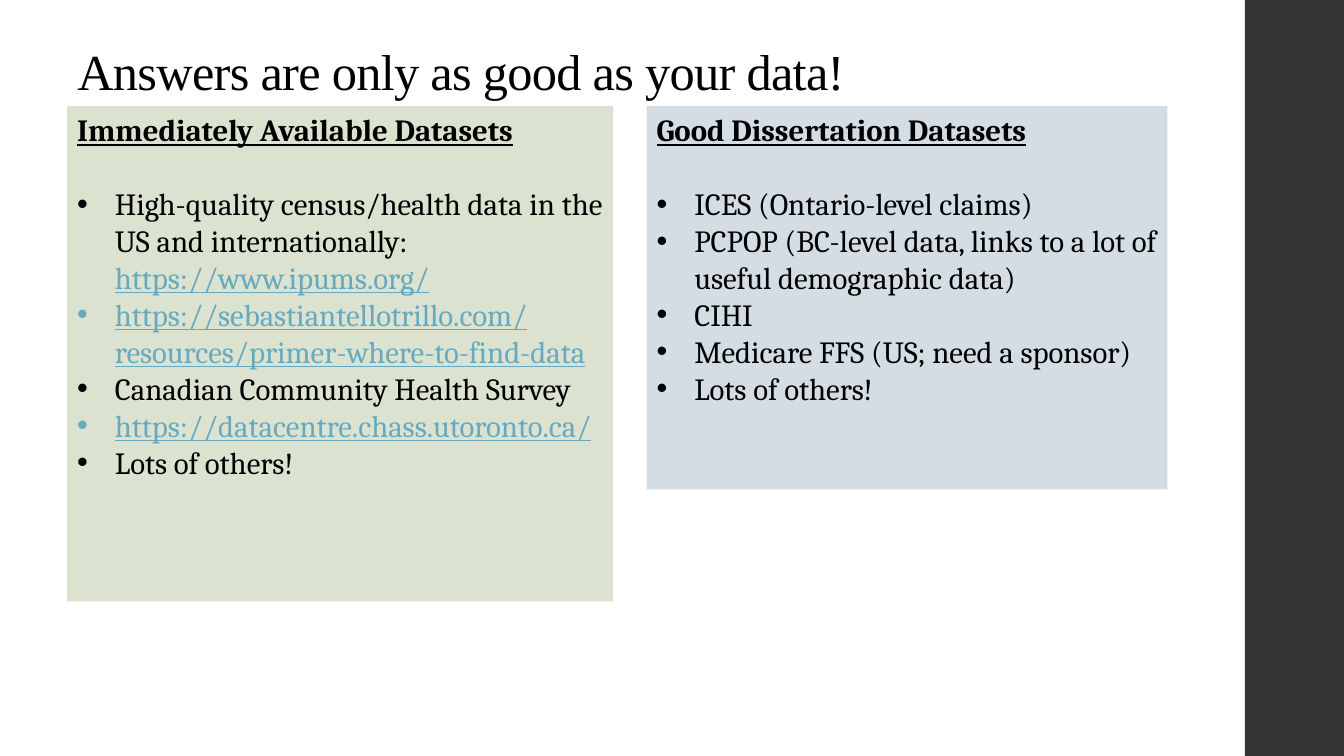
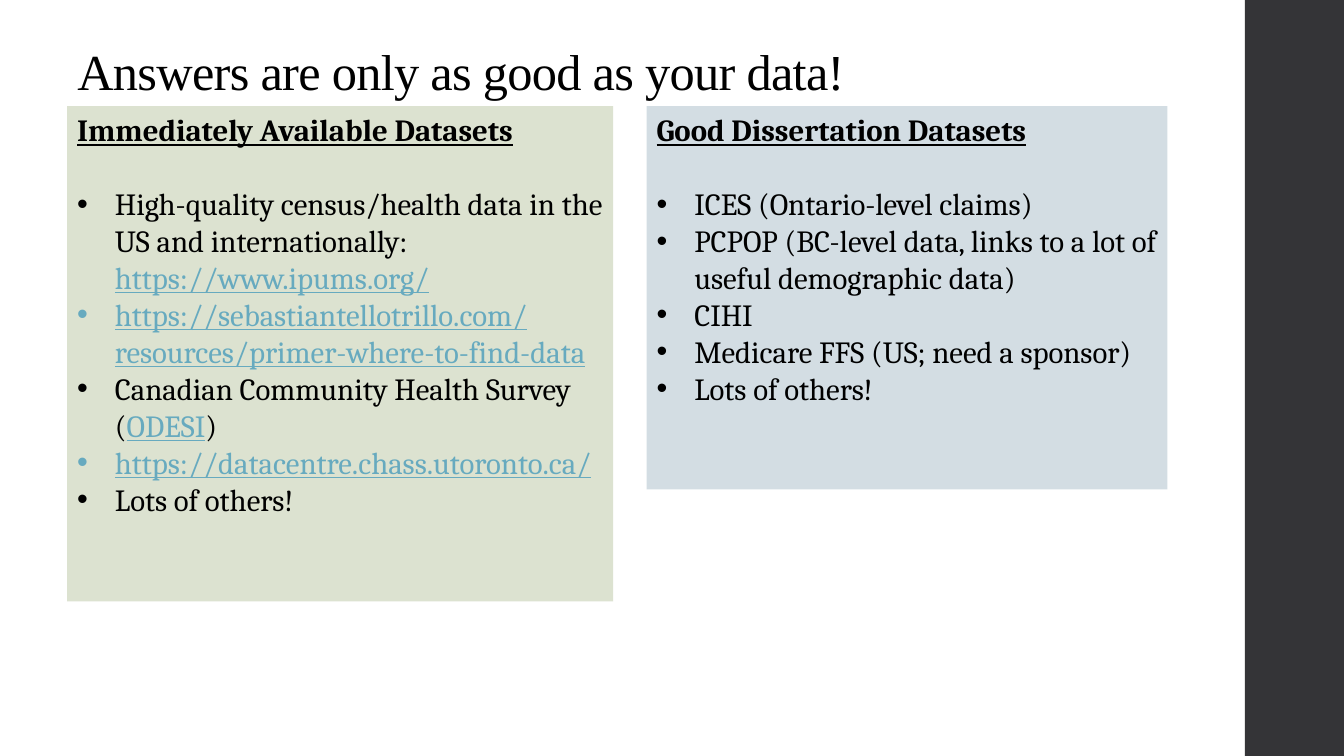
Before and after one commit to alex-hoagland/HAD5744, a slide deck: slide 4 of Lecture05_DataCleaning/Lecture5_DataCleaning-ResearchDesign.pptx. Drawn at 1344x756 pixels with LibreOffice and Linux fonts; fonts in the diff are those of the drawing. Boxes give left, top, right and bottom in pixels: in the first picture for what was removed or moved away, otherwise in the second. Text is boxed around its words. In the diff, an @@ line names an element or a change of style, - is before the commit and + after.

```diff
--- a/Lecture05_DataCleaning/Lecture5_DataCleaning-ResearchDesign.pptx
+++ b/Lecture05_DataCleaning/Lecture5_DataCleaning-ResearchDesign.pptx
@@ text in rectangle at [115,378,571,442]: text changed @@
-• Canadian Community Health Survey
+• Canadian Community Health Survey (ODESI)
```
Also in this commit, not shown: 2 other slides changed, 7 other files.
